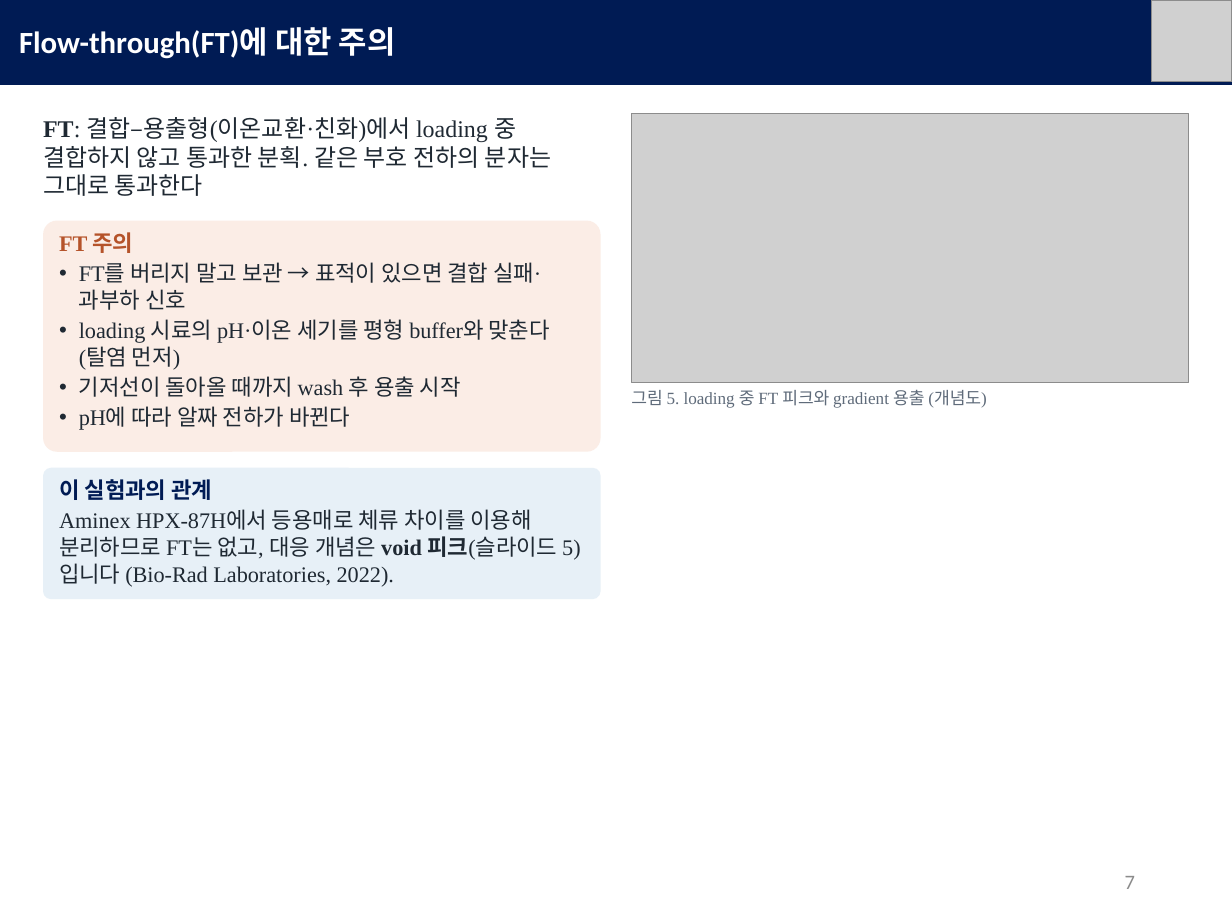
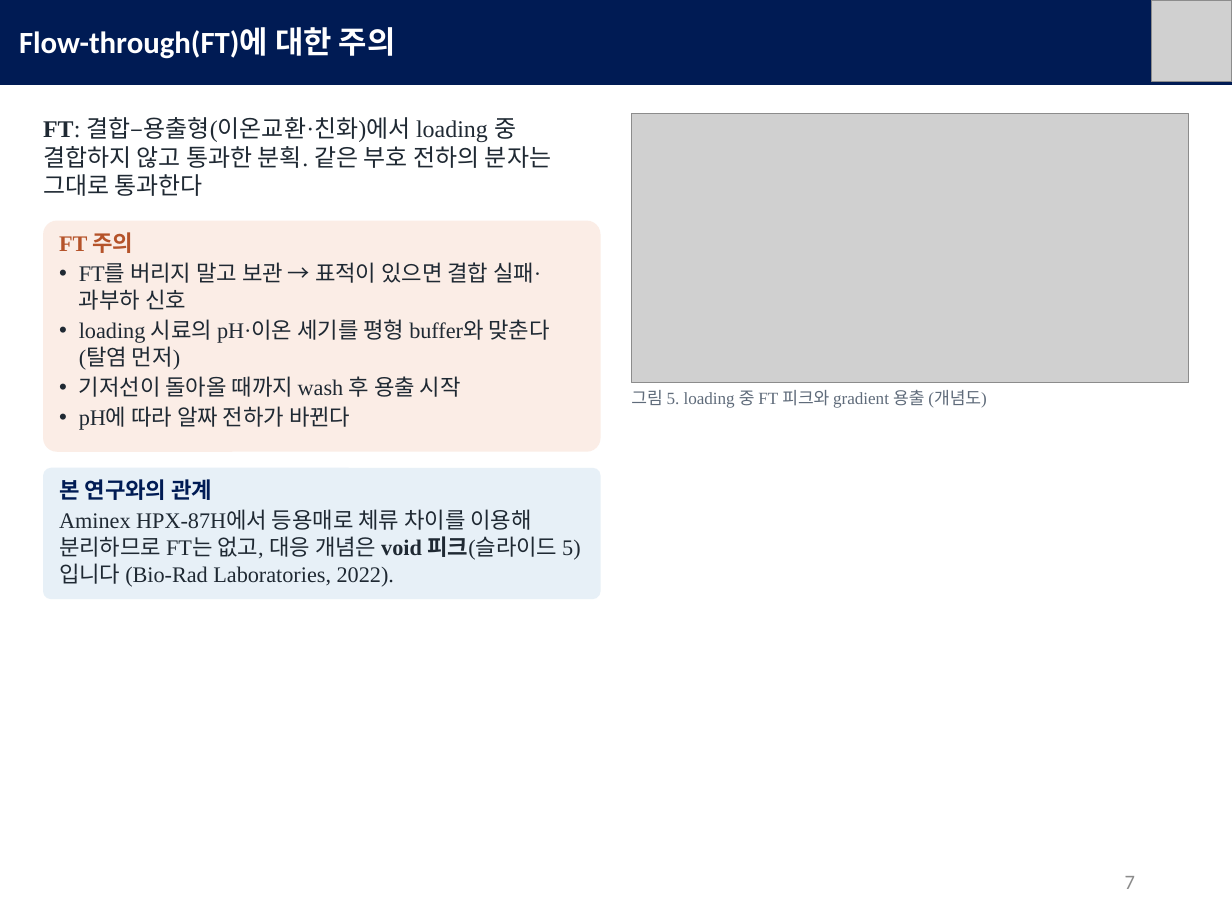
Before and after one commit to mingyu221/office, a slide deck: slide 7 of HPLC_formate_slides_KO.pptx. Drawn at 1232x924 pixels with LibreOffice and Linux fonts; fonts in the diff are those of the drawing; grey boxes stand for pictures. Boxes give left, top, right and bottom in pixels: in the first picture for what was removed or moved away, otherwise in the second. Text is boxed around its words. In the diff, an @@ line names an element or a change of style, - is before the commit and + after.

```diff
--- a/HPLC_formate_slides_KO.pptx
+++ b/HPLC_formate_slides_KO.pptx
@@ text at (x1=59, y1=479, x2=212, y2=500): text changed @@
-이 실험과의 관계
+본 연구와의 관계
```
Also in this commit, not shown: 3 other slides changed, 3 other files.
